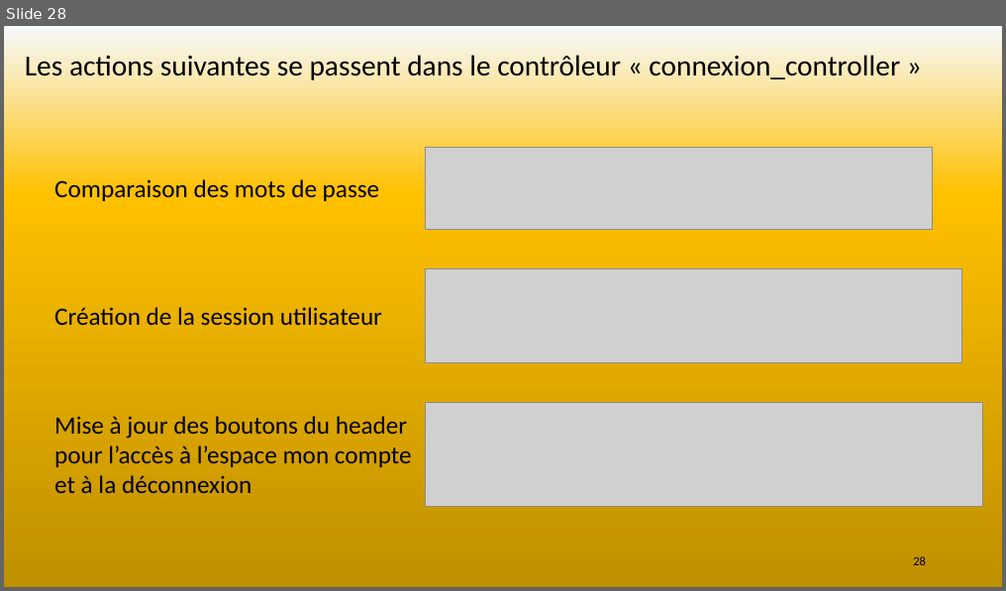
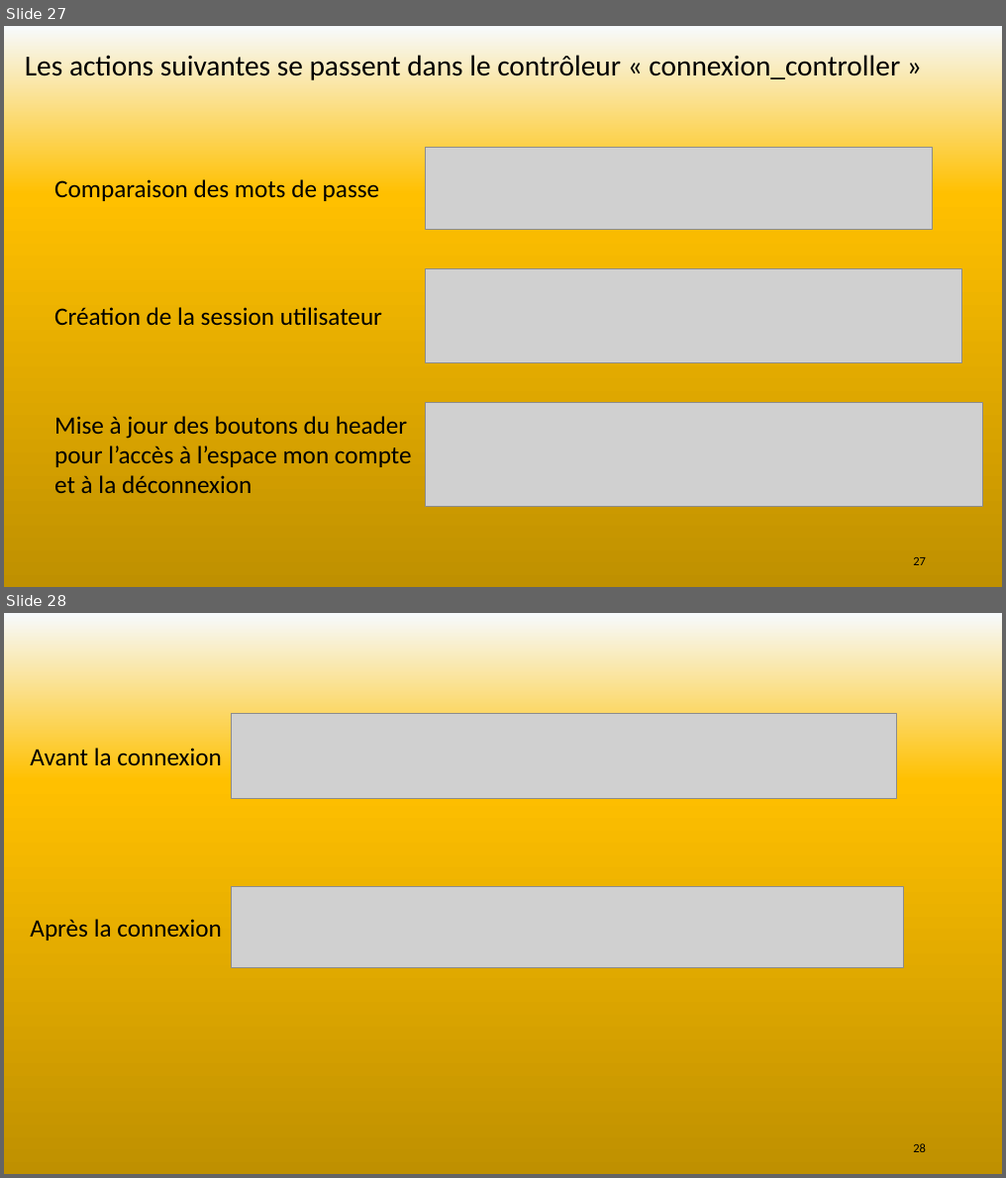
Before and after one commit to SebLeyr/Rotten_potatoes, a slide deck: Conception/Rotten potatoes.pptx. Shown one above the other, each under a label of ours: slide 28 before the commit, slides 27 and 28 after it. The pictures are 1006x591 and 1006x1178 pixels, drawn with LibreOffice and Linux fonts; fonts in the diff are those of the drawing; grey boxes stand for pictures. Boxes give left, top, right and bottom in pixels: in the first picture for what was removed or moved away, otherwise in the second. Text is boxed around its words. In the diff, an @@ line names an element or a change of style, - is before the commit and + after.

```diff
--- a/Conception/Rotten potatoes.pptx
+++ b/Conception/Rotten potatoes.pptx
@@ slide 28 added at (4,613,1002,1174), background gradient #F7FAFD to #FFC000 to #BF9000 to #FFFFFF @@
@@ picture added at (232,713,897,799) @@
@@ text added at (30,748,222,765), 24 pt, text #000000 @@
+Avant la connexion
@@ picture added at (232,886,904,967) @@
@@ text added at (30,919,222,941), 24 pt, text #000000 @@
+Après la connexion
@@ page number added at (913,1144,926,1153), 12 pt, text #000000 @@
+28
@@ what was slide 28 is now slide 27 @@
@@ page number at (913,558,926,566): text changed @@
-28
+27
```
Also in this commit, not shown: 5 slides changed, 8 other slides added, 4 slides removed, 1 other file.
